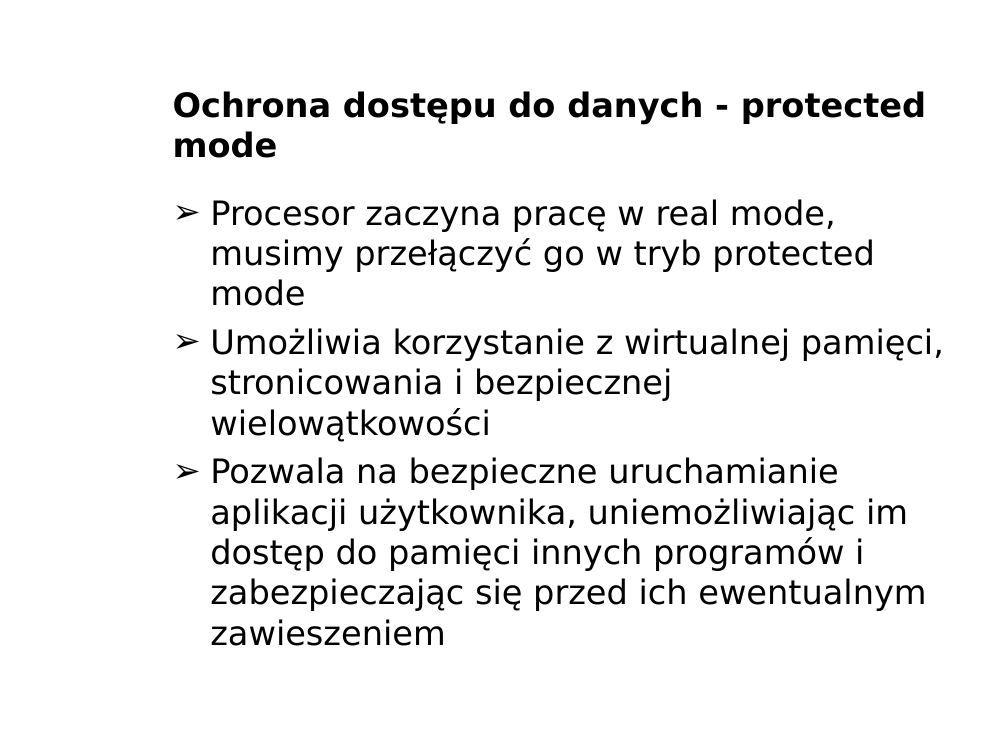
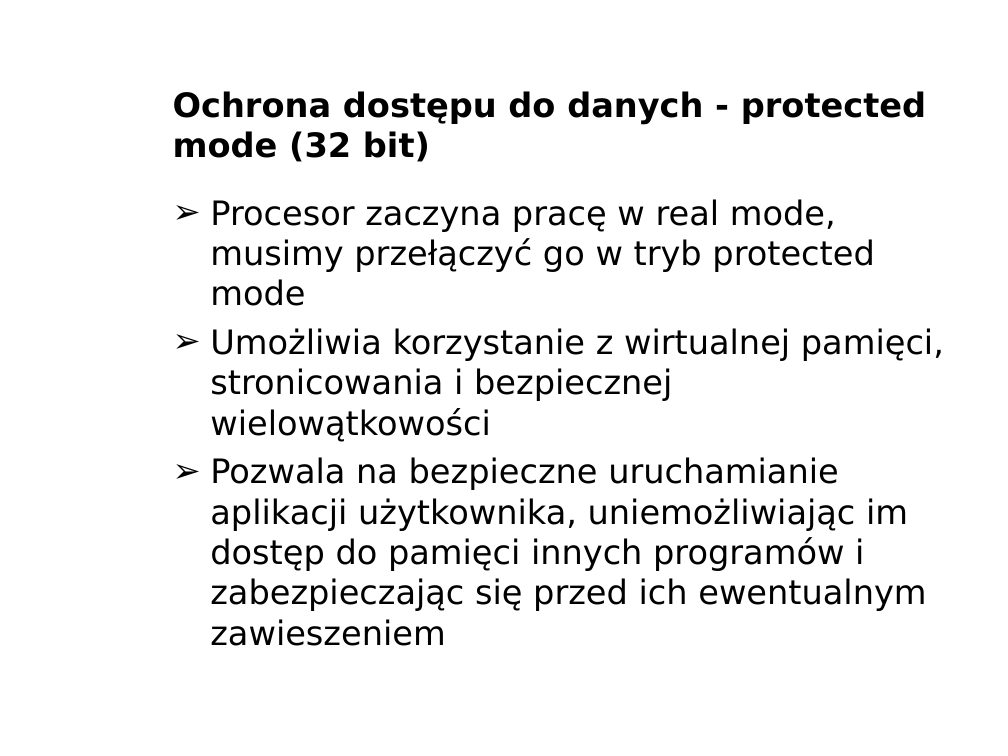
Before and after one commit to bercik/pn_prezentacja, a slide deck: slide 15 of robert/prezentacja.odp. Drawn at 1008x756 pixels with LibreOffice and Linux fonts; fonts in the diff are those of the drawing; background and template pictures are left out. Boxes give left, top, right and bottom in pixels: in the first picture for what was removed or moved away, otherwise in the second. Text is boxed around its words. In the diff, an @@ line names an element or a change of style, - is before the commit and + after.

Commit message:
long mode

```diff
--- a/robert/prezentacja.odp
+++ b/robert/prezentacja.odp
@@ title at bbox=[173, 91, 926, 162]: text changed @@
-Ochrona dostępu do danych - protected mode
+Ochrona dostępu do danych - protected mode (32 bit)
```
Also in this commit, not shown: 4 slides added, 1 slide removed.
